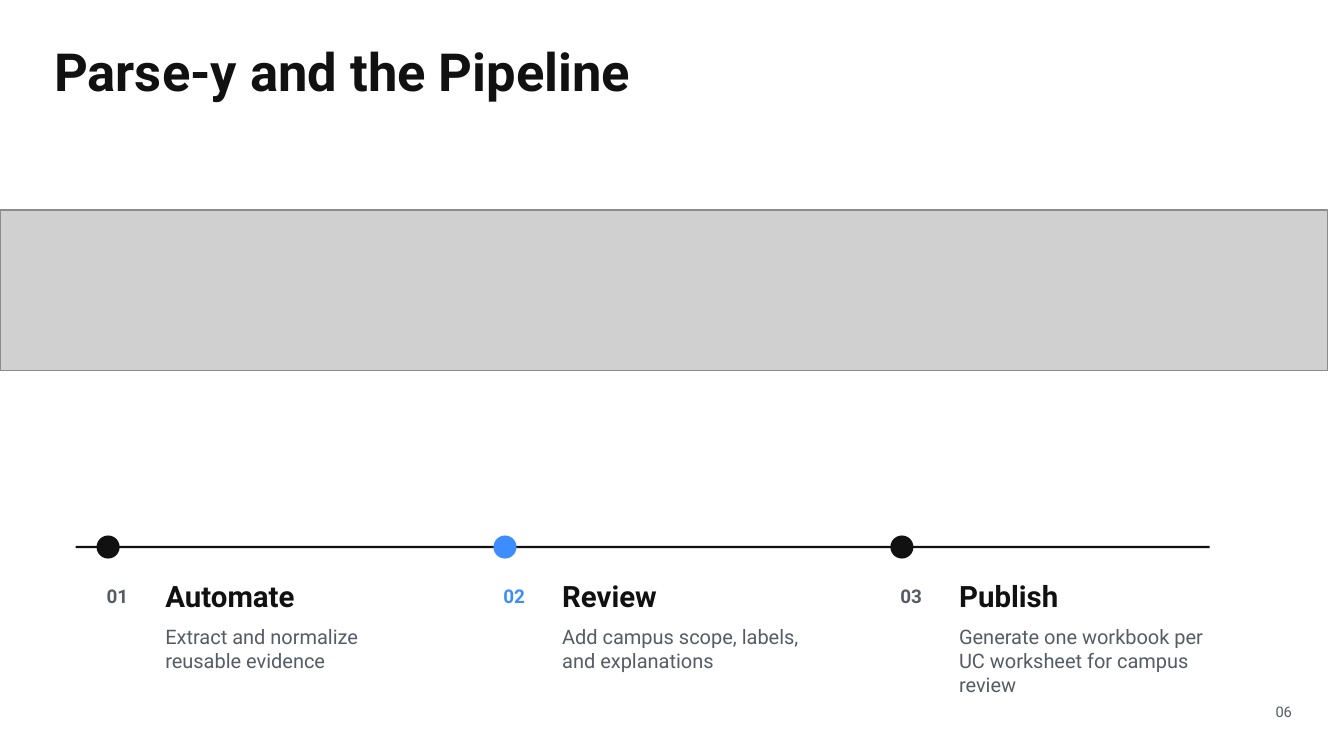
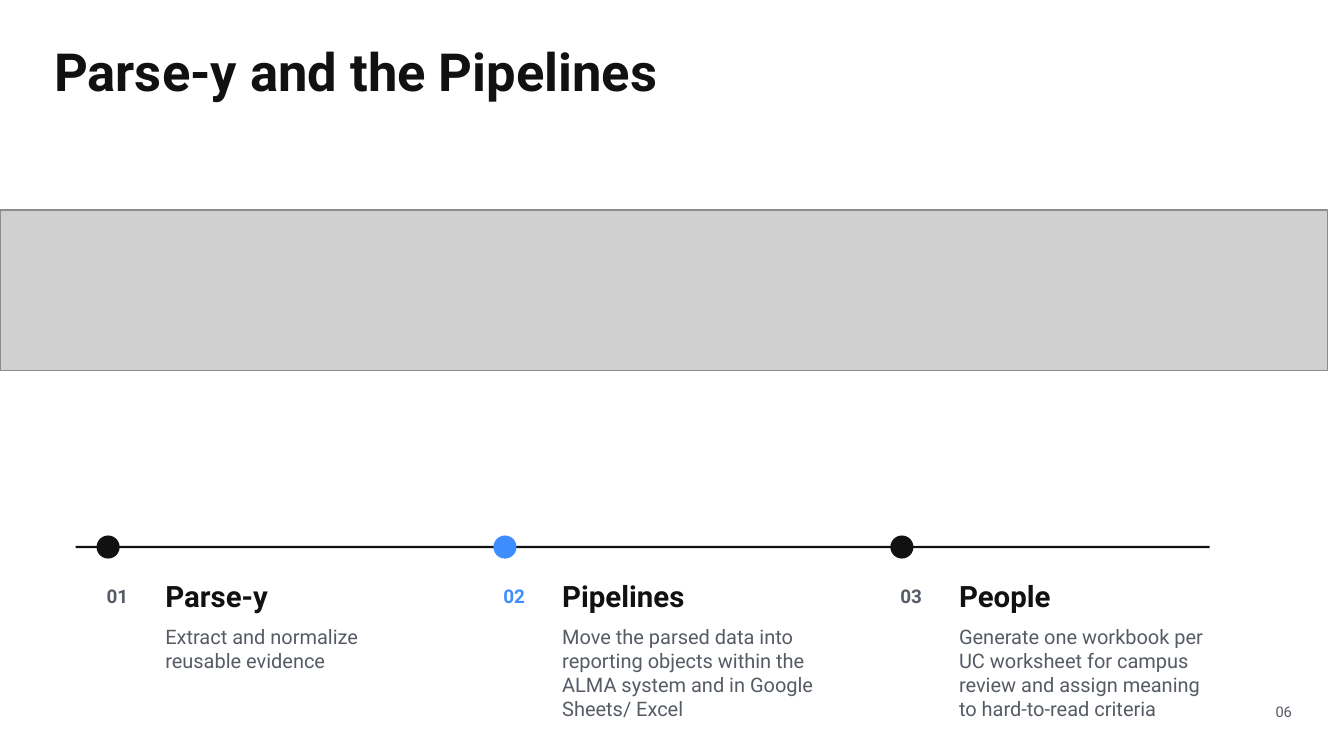
Before and after one commit to kristenchua-commits/alma-analytics-catalog-file-parser-project, a slide deck: slide 4 of documentation/presentations/parsey-and-pipelines---alma-analytics-catalog-file-parser-overview.pptx (slide 13 before the commit). Drawn at 1344x756 pixels with LibreOffice and Linux fonts; fonts in the diff are those of the drawing; grey boxes stand for pictures. Boxes give left, top, right and bottom in pixels: in the first picture for what was removed or moved away, otherwise in the second. Text is boxed around its words. In the diff, an @@ line names an element or a change of style, - is before the commit and + after.

Commit message:
parsey and the pipelines

```diff
--- a/documentation/presentations/parsey-and-pipelines---alma-analytics-catalog-file-parser-overview.pptx
+++ b/documentation/presentations/parsey-and-pipelines---alma-analytics-catalog-file-parser-overview.pptx
@@ text at [54,51,657,103]: text changed @@
-Parse-y and the Pipeline
+Parse-y and the Pipelines
@@ text at [165,586,267,614]: text changed @@
-Automate
+Parse-y
@@ text at [562,585,684,613]: text changed @@
-Review
+Pipelines
@@ text at [959,585,1050,613]: text changed @@
-Publish
+People
@@ text at [562,629,813,717]: text changed @@
-Add campus scope, labels, and explanations
+Move the parsed data into reporting objects within the ALMA system and in Google Sheets/ Excel
@@ text at [959,629,1203,716]: text changed @@
-Generate one workbook per UC worksheet for campus review
+Generate one workbook per UC worksheet for campus review and assign meaning to hard-to-read criteria
```
Also in this commit, not shown: 9 other slides changed, 3 slides added, 1 other file.
